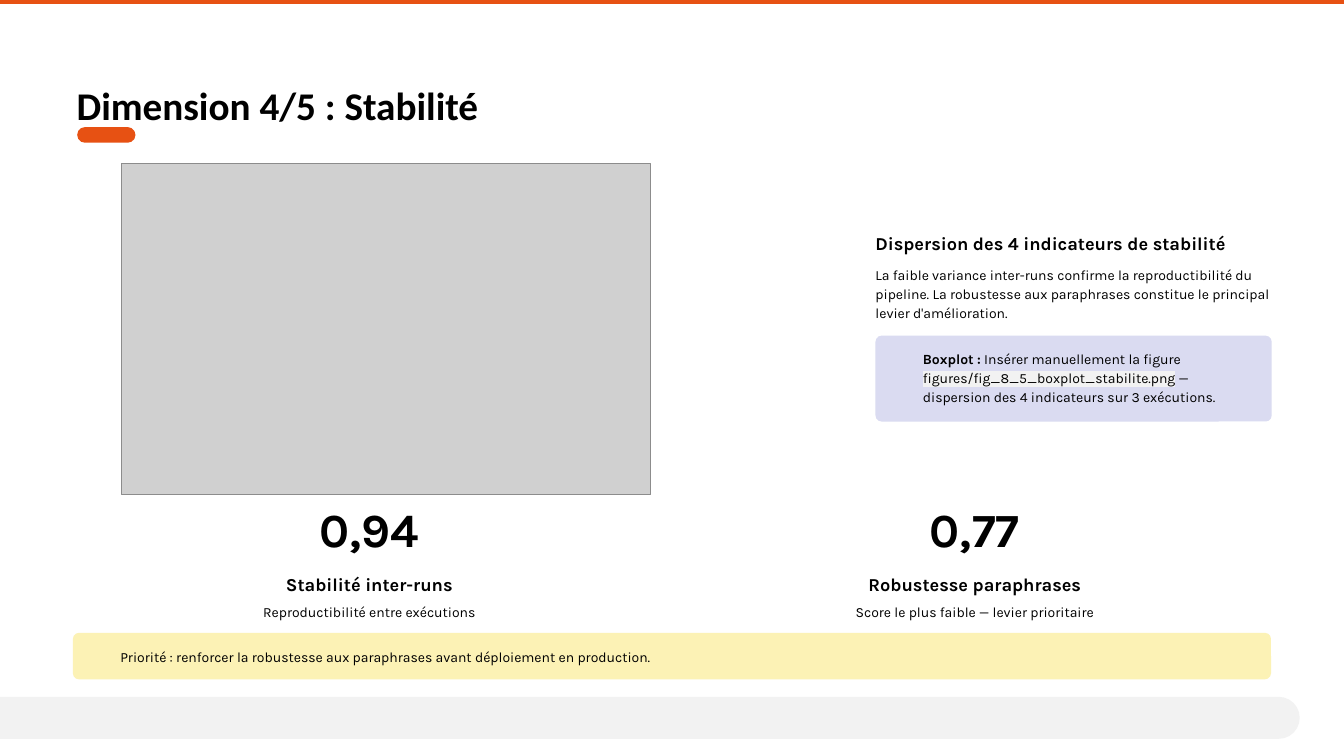
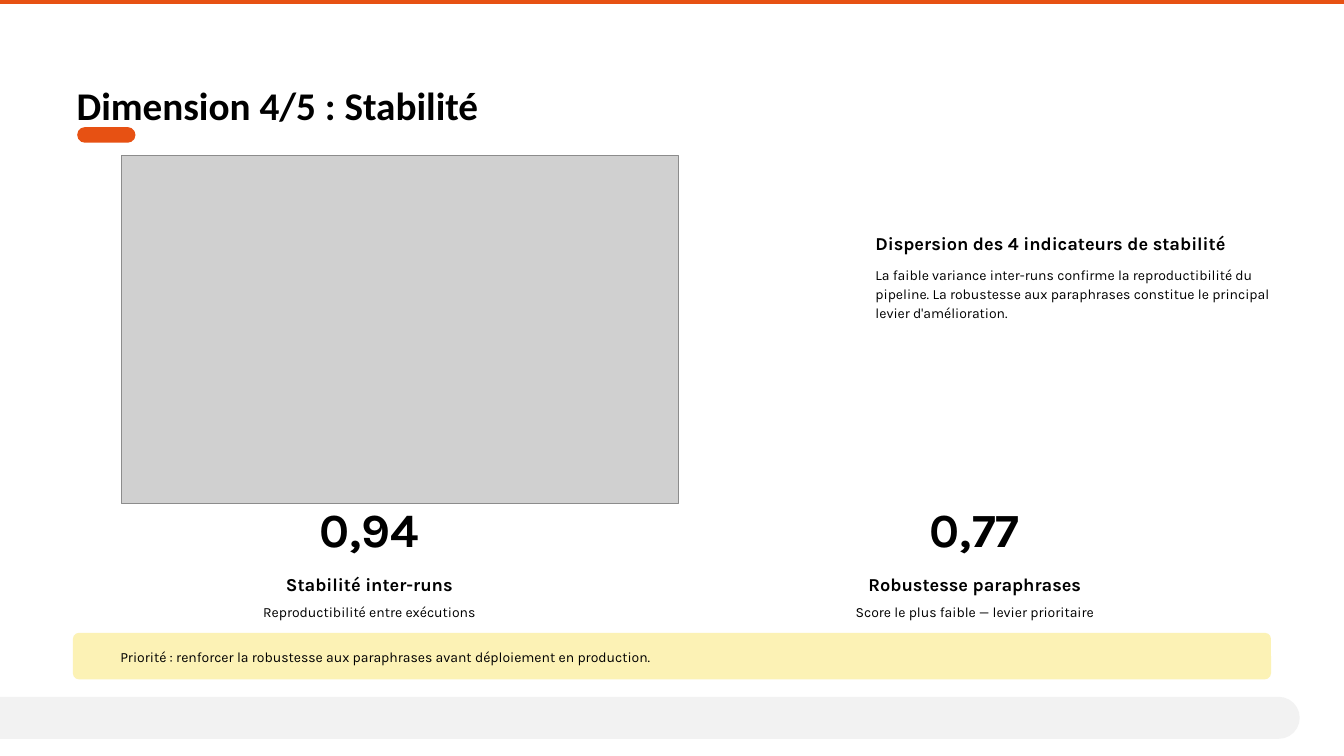
Before and after one commit to AurelienLELEU/memoire, a slide deck: slide 10 of Évaluer la cohérence et la fiabilité d'un système RAG en contexte industriel critique.pptx (slide 9 before the commit). Drawn at 1344x756 pixels with LibreOffice and Linux fonts; fonts in the diff are those of the drawing; grey boxes stand for pictures; background and template pictures are left out. Boxes give left, top, right and bottom in pixels: in the first picture for what was removed or moved away, otherwise in the second. Text is boxed around its words. In the diff, an @@ line names an element or a change of style, - is before the commit and + after.

```diff
--- a/Évaluer la cohérence et la fiabilité d'un système RAG en contexte industriel critique.pptx
+++ b/Évaluer la cohérence et la fiabilité d'un système RAG en contexte industriel critique.pptx
@@ picture: place and size @@
-picture at (121, 163, 650, 494)
+picture at (121, 155, 679, 503)
@@ rounded rectangle removed at (876, 336, 1272, 421) @@
@@ text removed at (923, 353, 1215, 406) @@
-Boxplot : Insérer manuellement la figure figures/fig_8_5_boxplot_stabilite.png — dispersion des 4 indicateurs sur 3 exécutions.
```
Also in this commit, not shown: 6 other slides changed, 2 slides added, 1 slide removed, 1 other file.
